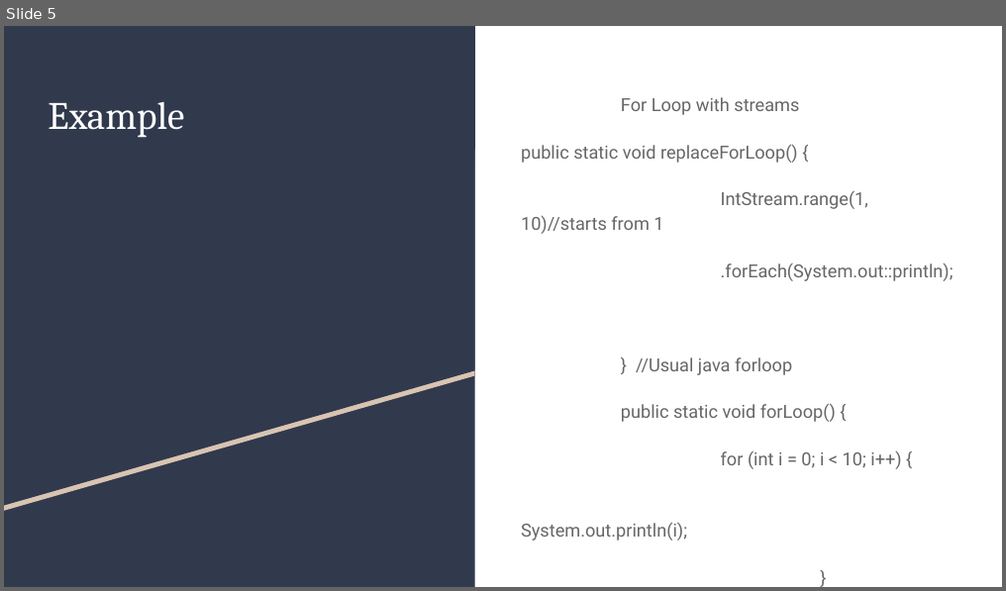
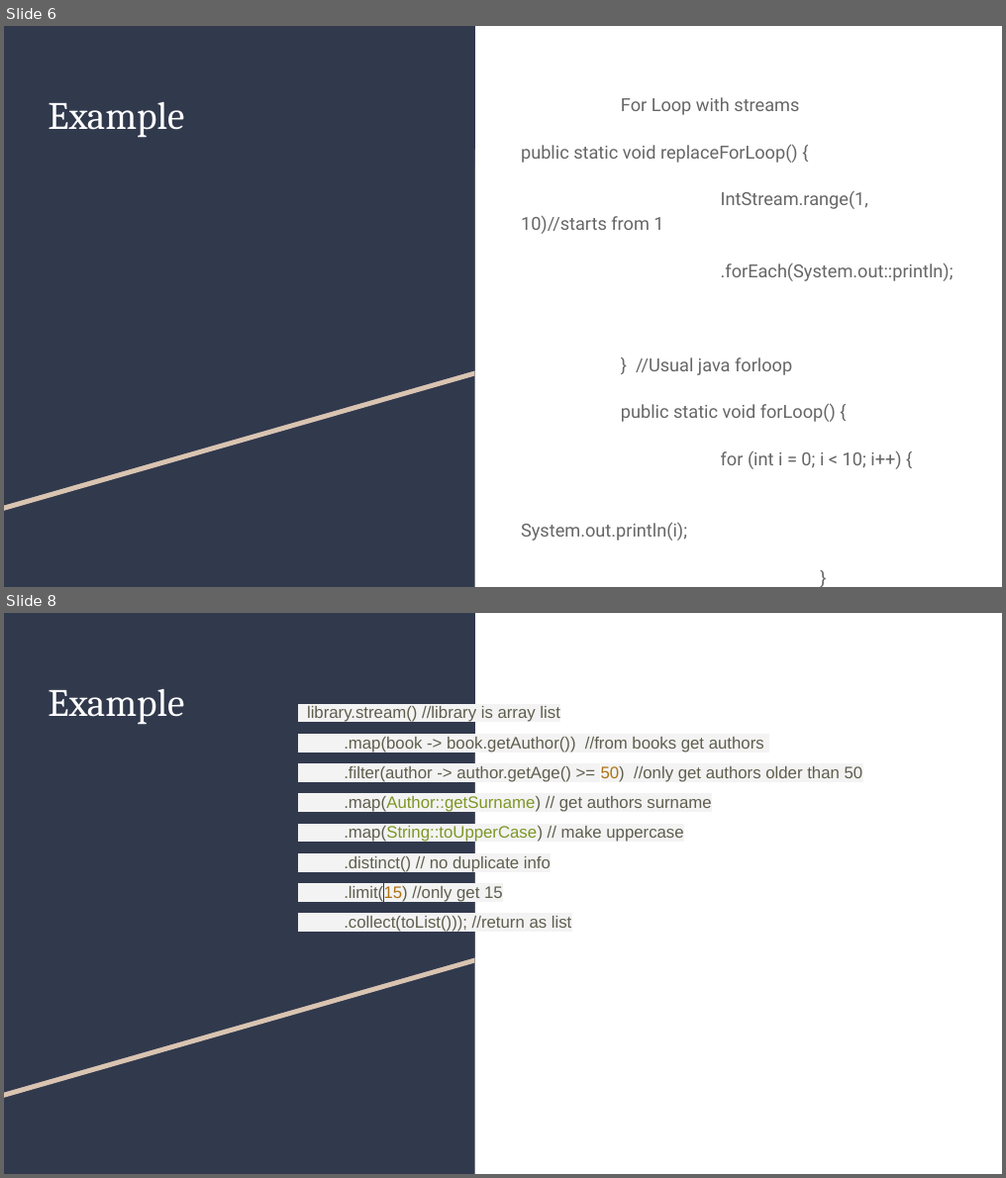
Before and after one commit to Lindahl2010/Project-4, a slide deck: Project 4 Presentation.pptx. Shown one above the other, each under a label of ours: slide 5 before the commit, slides 6 and 8 after it; the slides between them are not shown. The pictures are 1006x591 and 1006x1178 pixels, drawn with LibreOffice and Linux fonts; fonts in the diff are those of the drawing. Boxes give left, top, right and bottom in pixels: in the first picture for what was removed or moved away, otherwise in the second. Text is boxed around its words. In the diff, an @@ line names an element or a change of style, - is before the commit and + after.

```diff
--- a/Project 4 Presentation.pptx
+++ b/Project 4 Presentation.pptx
@@ slide 8 added at (x1=4, y1=613, x2=1002, y2=1174), background #FFFFFF; not listed: 3 template elements that a slide beside it also shows @@
@@ title added at (x1=48, y1=688, x2=184, y2=725), 28 pt, text #FFFFFF @@
+Example
@@ text added at (x1=307, y1=706, x2=863, y2=932), 12 pt, text #5F5E4E @@
+library.stream() //library is array list
+.map(book -> book.getAuthor()) //from books get authors
+.filter(author -> author.getAge() >= 50) //only get authors older than 50
+.map(Author::getSurname) // get authors surname
+.map(String::toUpperCase) // make uppercase
+.distinct() // no duplicate info
+.limit(15) //only get 15
+.collect(toList())); //return as list
@@ what was slide 5 is now slide 6 @@
```
Also in this commit, not shown: 2 slides changed, 2 other files.
